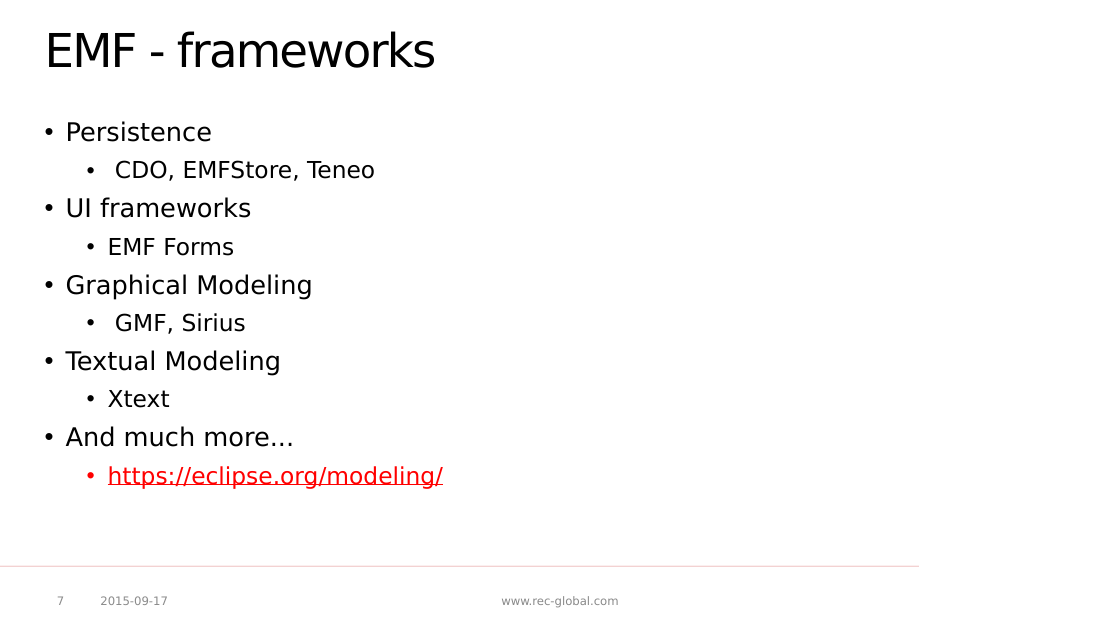
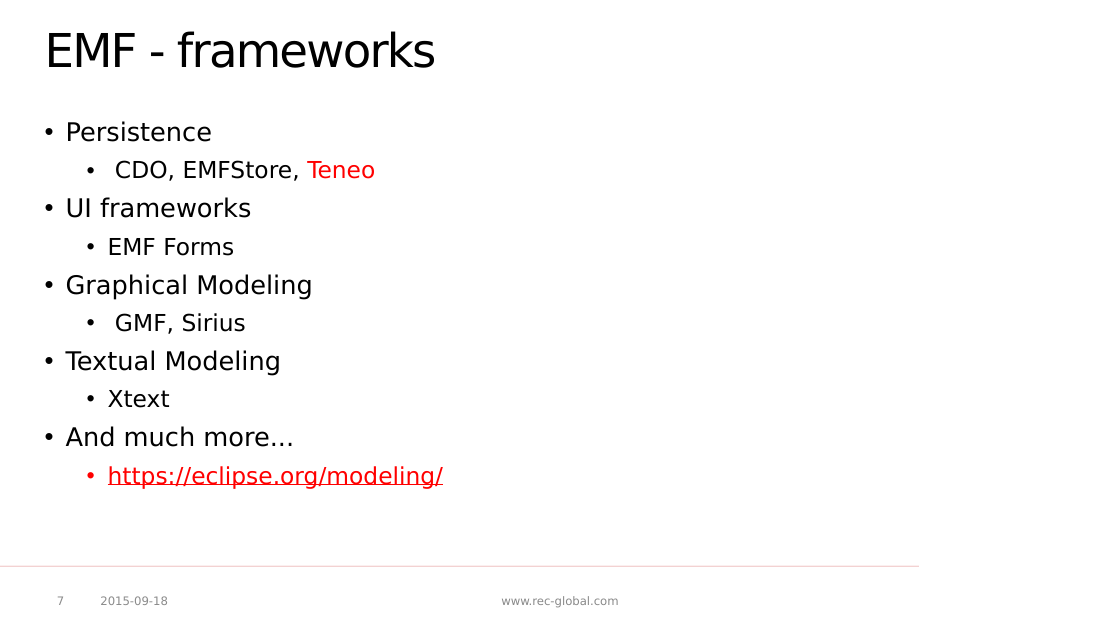
Before and after one commit to p-zalejko/jug_emf, a slide deck: slide 7 of JUG - EMF.pptx. Drawn at 1120x630 pixels with LibreOffice and Linux fonts; fonts in the diff are those of the drawing; background and template pictures are left out. Boxes give left, top, right and bottom in pixels: in the first picture for what was removed or moved away, otherwise in the second. Text is boxed around its words. In the diff, an @@ line names an element or a change of style, - is before the commit and + after.

Commit message:
updated a presentation

```diff
--- a/JUG - EMF.pptx
+++ b/JUG - EMF.pptx
@@ text at box(115, 160, 375, 181): text colour #000000 to #FF0000 in "Teneo" @@
@@ text at box(100, 596, 168, 605): text changed @@
-2015-09-17
+2015-09-18
```
Also in this commit, not shown: 14 other slides changed.
